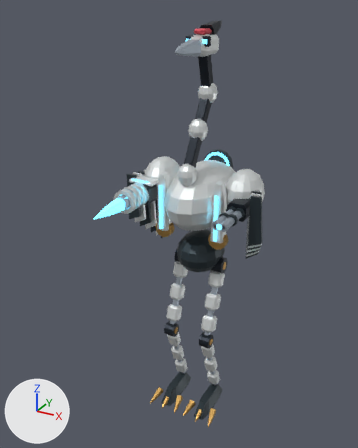
The Blender file out/mech_reference/t05/t05.blend as it was, and as the next commit left it.
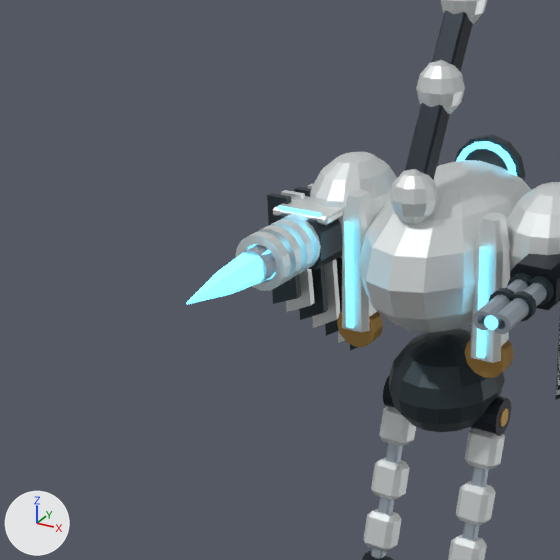
Each version is shown whole from a 50 mm lens placed at (3.57, -7.32, 7.39), pointed at (-0.24, -0.4, 3.93), then close up on the part from 5% to 69% of the width and 21% to 73% of the height. Every picture has the same lights, and +X, +Y and +Z are marked at lower left. The older version's two pictures come first. Both versions are drawn at frame 16 of the action 't05:heavy:heavy'; the numbers are the values there.

The scene before the commit, as lines of its bpy script (objects in view):
```python
me_s_curve_bird_neck_piston_001 = bpy.data.meshes.new('S-curve bird neck piston.001')
me_s_curve_bird_neck_piston_001.from_pydata(...)  # a box spanning x -0.08..0.08, y -0.374..0.374, z -0.08..0.08
me_s_curve_bird_neck_piston_001.materials.append(mat_dark)  # dark blue #222932
me_shield_emitter_luminous_rail_001 = bpy.data.meshes.new('Shield emitter luminous rail.001')
me_shield_emitter_luminous_rail_001.from_pydata(...)  # a box spanning x -0.03..0.03, y -0.013..0.013, z -0.4..0.4
me_shield_emitter_luminous_rail_001.materials.append(mat_glow)  # cyan #70dafa, glowing cyan #70dafa
ob_heavy = bpy.data.objects.new('heavy', None)
ob_heavy.parent = ob_shoulder_r
ob_heavy.location = (-0.1, -0.3, -0.35)
ob_s_curve_bird_neck_piston_001 = bpy.data.objects.new('S-curve bird neck piston.001', me_s_curve_bird_neck_piston_001)
ob_s_curve_bird_neck_piston_001.parent = ob_chest
ob_s_curve_bird_neck_piston_001.location = (0.0, -0.365, 0.925)
ob_s_curve_bird_neck_piston_001.rotation_euler = (-2.088, 0.0, 0.0)  # degrees (-120, 0, 0)
_m = ob_s_curve_bird_neck_piston_001.modifiers.new('Armor edge chamfer', 'BEVEL')
_m.width = 0.015
_m.width_pct = 0.015
ob_shield_emitter_luminous_rail_001 = bpy.data.objects.new('Shield emitter luminous rail.001', me_shield_emitter_luminous_rail_001)
ob_shield_emitter_luminous_rail_001.parent = ob_emitter_r
ob_shield_emitter_luminous_rail_001.location = (0.0, -0.14, 0.43)
_m = ob_shield_emitter_luminous_rail_001.modifiers.new('Armor edge chamfer', 'BEVEL')
_m.width = 0.006
_m.width_pct = 0.006
# also in view: 'Segmented limb armor.002' at (0.37, -0.35, 2.04); 'Segmented limb armor' at (0.37, -0.08, 2.85); 'Light weapon open bore.001' at (0.96, -0.9, 4.45); 'Segmented limb armor.001' at (0.37, -0.22, 2.44); 'Horizontal bird thorax' at (0.0, 0.1, 4.35)
```
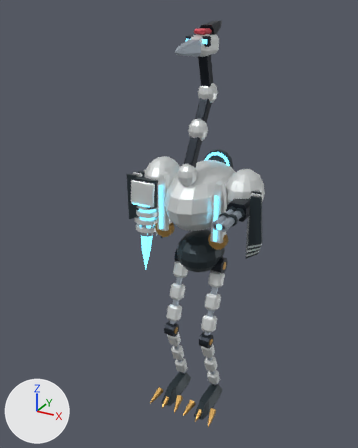
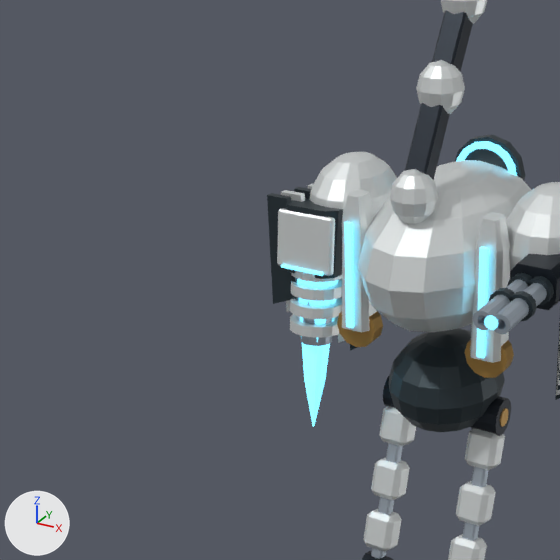
ob_heavy is not drawn itself; it is the parent of ob_charge_hinge, ob_heavy_muzzle, ob_heavy_electromagnetic_receiver, ob_heavy_weapon_open_bore, ob_heavy_accelerator_ring, ob_heavy_accelerator_ring_001, ob_heavy_accelerator_ring_002, ob_heavy_accelerator_ring_003.

The edits, one by one:
Object 'heavy' (ob_heavy) turns from (0, 0, 0) to (84, 0, 0) degrees about x, y and z.

Boxes (x1, y1, x2, y2) around the edits, measured in the close-ups (560 x 560 px):
'Photon lance blade', turned
    before: (186, 228, 310, 305)
    after: (297, 279, 338, 427)
'Reversible heavy charge aperture', turned
    before: (273, 196, 344, 225)
    after: (277, 208, 335, 276)
'Heavy accelerator ring.004', turned
    before: (236, 232, 291, 291)
    after: (290, 314, 340, 338)
'Heavy electromagnetic receiver', turned
    before: (275, 214, 342, 270)
    after: (287, 198, 343, 279)
'Heavy accelerator ring.003', turned
    before: (257, 226, 302, 282)
    after: (290, 297, 342, 319)
'Heavy accelerator ring.002', turned
    before: (269, 220, 314, 275)
    after: (291, 279, 342, 301)
'Heavy weapon open bore', turned
    before: (241, 244, 276, 284)
    after: (300, 301, 333, 346)
'Heavy accelerator ring.001', turned
    before: (281, 214, 321, 268)
    after: (291, 271, 342, 282)
'Charge aperture luminous edge', turned
    before: (278, 205, 321, 217)
    after: (281, 264, 323, 276)
